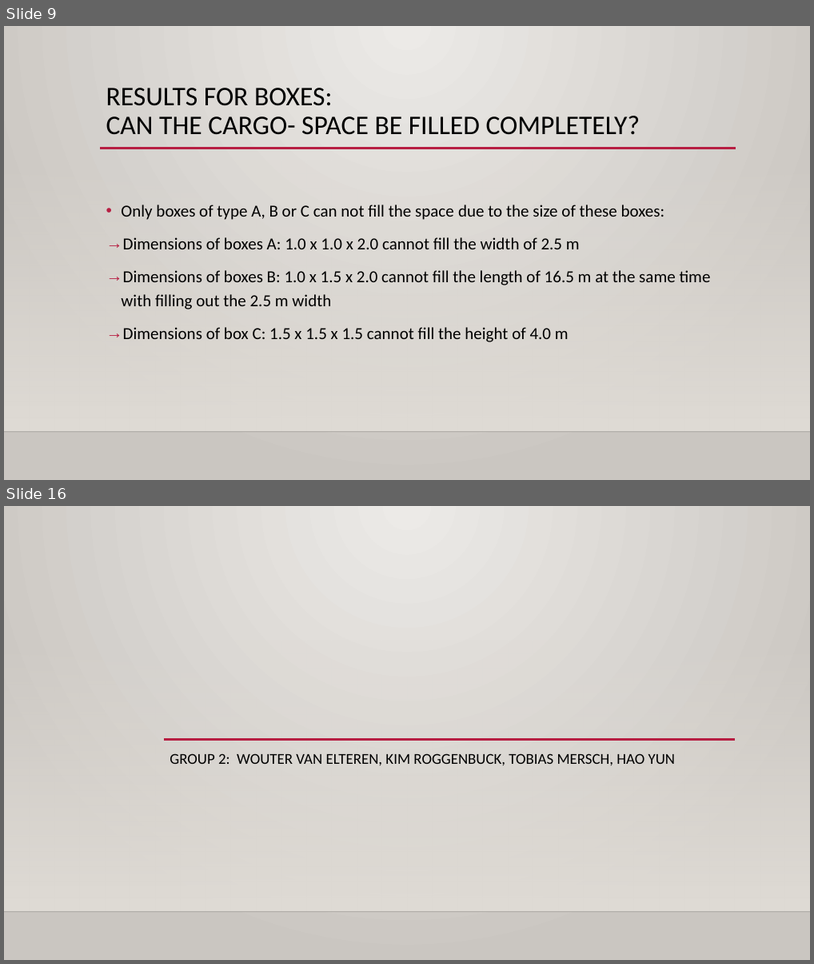
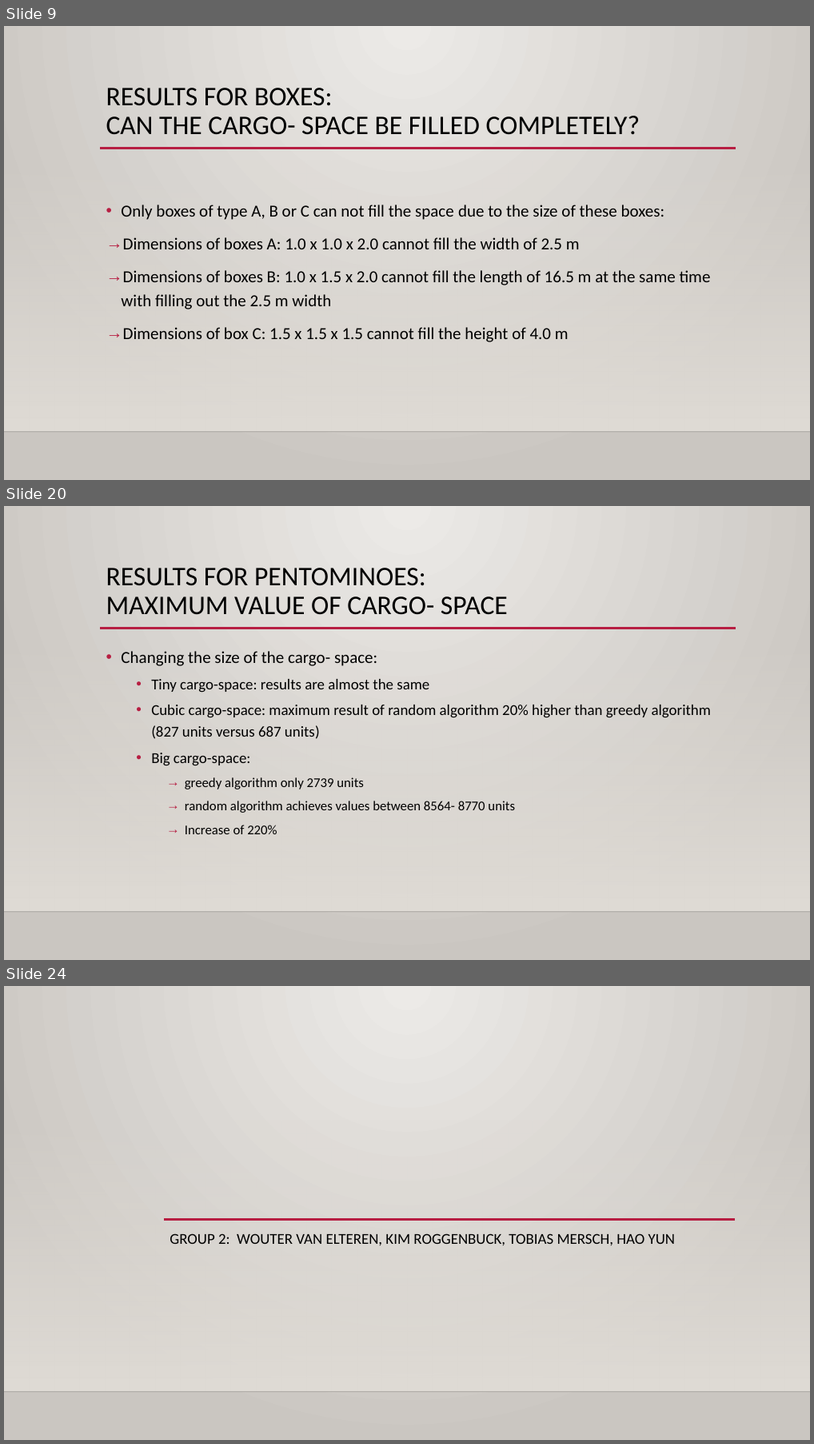
Before and after one commit to 31l3311/Pentominoes, a slide deck: project 3.pptx. Shown one above the other, each under a label of ours: slides 9 and 16 before the commit, slides 9, 20 and 24 after it; the slides between them are not shown. The pictures are 814x964 and 814x1444 pixels, drawn with LibreOffice and Linux fonts; fonts in the diff are those of the drawing; background and template pictures are left out. Boxes give left, top, right and bottom in pixels: in the first picture for what was removed or moved away, otherwise in the second. Text is boxed around its words. In the diff, an @@ line names an element or a change of style, - is before the commit and + after.

```diff
--- a/project 3.pptx
+++ b/project 3.pptx
@@ slide 20 added at (4, 506, 810, 960), background gradient #ECEAE7 to #CAC7C1; not listed: 3 template elements that a slide beside it also shows @@
@@ title added at (106, 568, 508, 615), 32 pt, text #000000 @@
+RESULTS FOR PENTOMINOES:
+MAXIMUM VALUE OF CARGO- SPACE
@@ text added at (121, 651, 711, 834), 18 pt, text #000000 @@
+• Changing the size of the cargo- space:
+  • Tiny cargo-space: results are almost the same
+  • Cubic cargo-space: maximum result of random algorithm 20% higher than greedy algorithm (827 units versus 687 units)
+  • Big cargo-space:
+    → greedy algorithm only 2739 units
+    → random algorithm achieves values between 8564- 8770 units
+    → Increase of 220%
@@ what was slide 16 is now slide 24 @@
```
Also in this commit, not shown: 8 slides changed, 9 other slides added, 2 slides removed.
